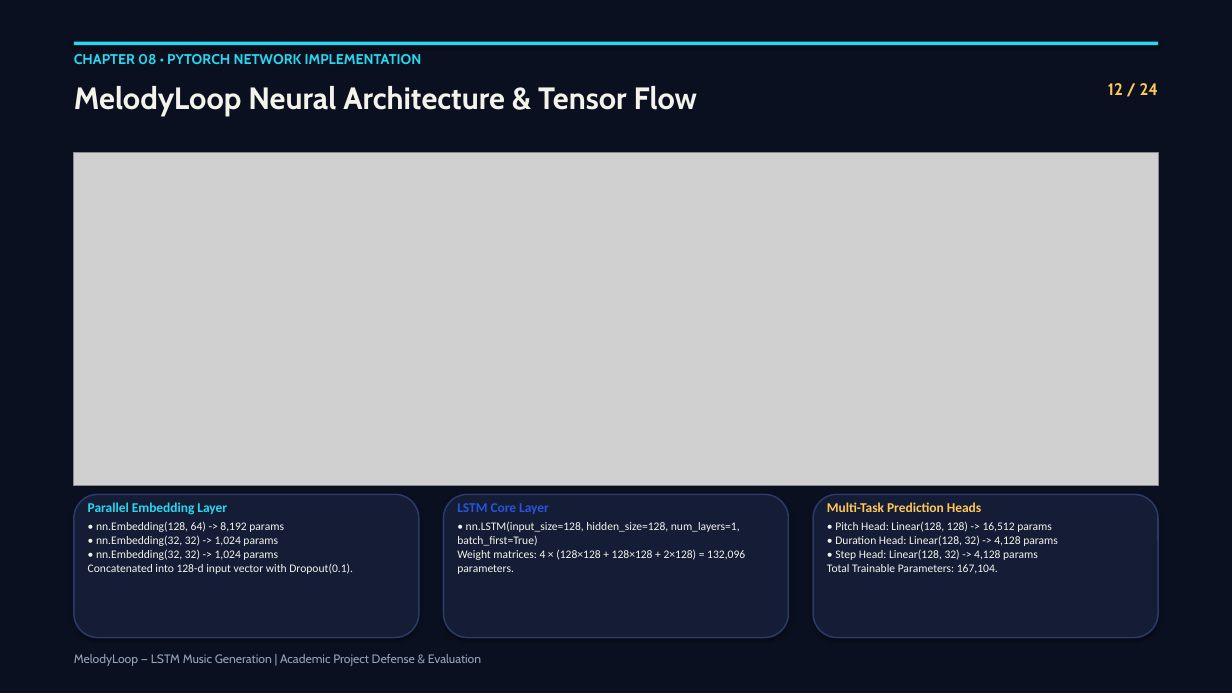
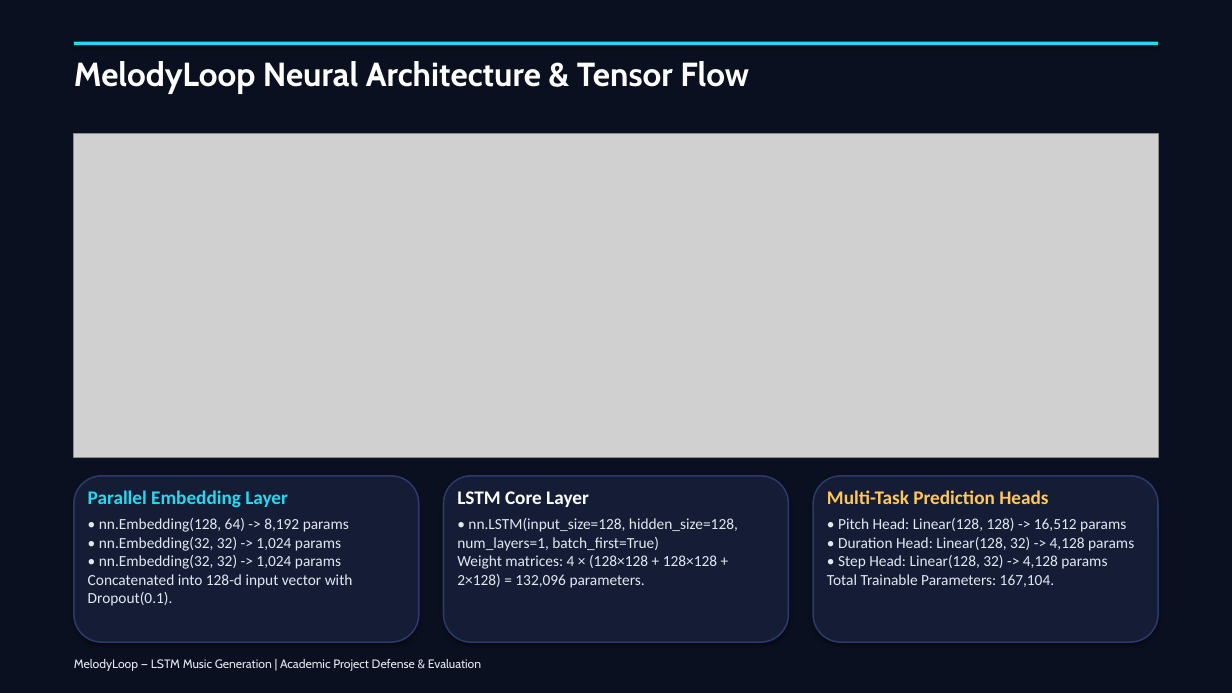
Before and after one commit to Pankaj-Jhajhria/Music-Generation-using-LSTM-MelodyLoop-, a slide deck: slide 12 of MelodyLoop_Presentation_Professional.pptx. Drawn at 1232x693 pixels with LibreOffice and Linux fonts; fonts in the diff are those of the drawing; grey boxes stand for pictures. Boxes give left, top, right and bottom in pixels: in the first picture for what was removed or moved away, otherwise in the second. Text is boxed around its words. In the diff, an @@ line names an element or a change of style, - is before the commit and + after.

Commit message:
refactor(presentation): Update slide deck to 17 slides with large legible text, white text, and clean header banners

```diff
--- a/MelodyLoop_Presentation_Professional.pptx
+++ b/MelodyLoop_Presentation_Professional.pptx
@@ text "MelodyLoop Neural Architecture & Tensor ...": place and size @@
-text "MelodyLoop Neural Architecture & Tensor ..." at bbox=[74, 86, 698, 116]
+text "MelodyLoop Neural Architecture & Tensor ..." at bbox=[74, 61, 749, 94]
@@ text "MelodyLoop Neural Architecture & Tensor ..." at bbox=[74, 61, 749, 94]: size 24 to 26 pt, text colour #F4F3EB to #FFFFFF @@
@@ text removed at bbox=[74, 54, 422, 64] @@
-CHAPTER 08 • PYTORCH NETWORK IMPLEMENTATION
@@ text removed at bbox=[1108, 83, 1159, 95] @@
-12 / 24
@@ picture: place and size @@
-picture at bbox=[74, 152, 1158, 485]
+picture at bbox=[74, 134, 1158, 457]
@@ rounded rectangle: place and size @@
-rounded rectangle at bbox=[813, 494, 1158, 638]
+rounded rectangle at bbox=[74, 476, 419, 642]
@@ rounded rectangle: place and size @@
-rounded rectangle at bbox=[74, 494, 419, 638]
+rounded rectangle at bbox=[444, 476, 788, 642]
@@ rounded rectangle: place and size @@
-rounded rectangle at bbox=[444, 494, 788, 638]
+rounded rectangle at bbox=[813, 476, 1158, 642]
@@ text "Parallel Embedding Layer": place and size @@
-text "Parallel Embedding Layer" at bbox=[88, 502, 353, 574]
+text "Parallel Embedding Layer" at bbox=[88, 490, 353, 606]
@@ text "Parallel Embedding Layer" at bbox=[88, 490, 353, 606]: size 10.5 to 15 pt in "Parallel Embedding Layer"; size 9 to 12 pt, text colour #F4F3EB to #E2E8F0 in "• nn.Embedding(128, 64) -> 8,192 params • ..."; more space between paragraphs @@
@@ text "LSTM Core Layer": place and size @@
-text "LSTM Core Layer" at bbox=[457, 503, 745, 574]
+text "LSTM Core Layer" at bbox=[457, 491, 738, 588]
@@ text "LSTM Core Layer" at bbox=[457, 491, 738, 588]: size 10.5 to 15 pt, text colour #2855D9 to #FFFFFF in "LSTM Core Layer"; size 9 to 12 pt, text colour #F4F3EB to #E2E8F0; more space between paragraphs @@
@@ text "Multi-Task Prediction Heads": place and size @@
-text "Multi-Task Prediction Heads" at bbox=[827, 502, 1058, 574]
+text "Multi-Task Prediction Heads" at bbox=[827, 490, 1134, 587]
@@ text "Multi-Task Prediction Heads" at bbox=[827, 490, 1134, 587]: size 10.5 to 15 pt in "Multi-Task Prediction Heads"; size 9 to 12 pt, text colour #F4F3EB to #E2E8F0 in "• Pitch Head: Linear(128, 128) -> 16,512 ..."; more space between paragraphs @@
@@ text "MelodyLoop — LSTM Music Generation ..." at bbox=[74, 659, 481, 671]: text colour #94A3B8 to #E2E8F0 @@
```
Also in this commit, not shown: 16 other slides changed, 7 slides removed, 2 other files.
